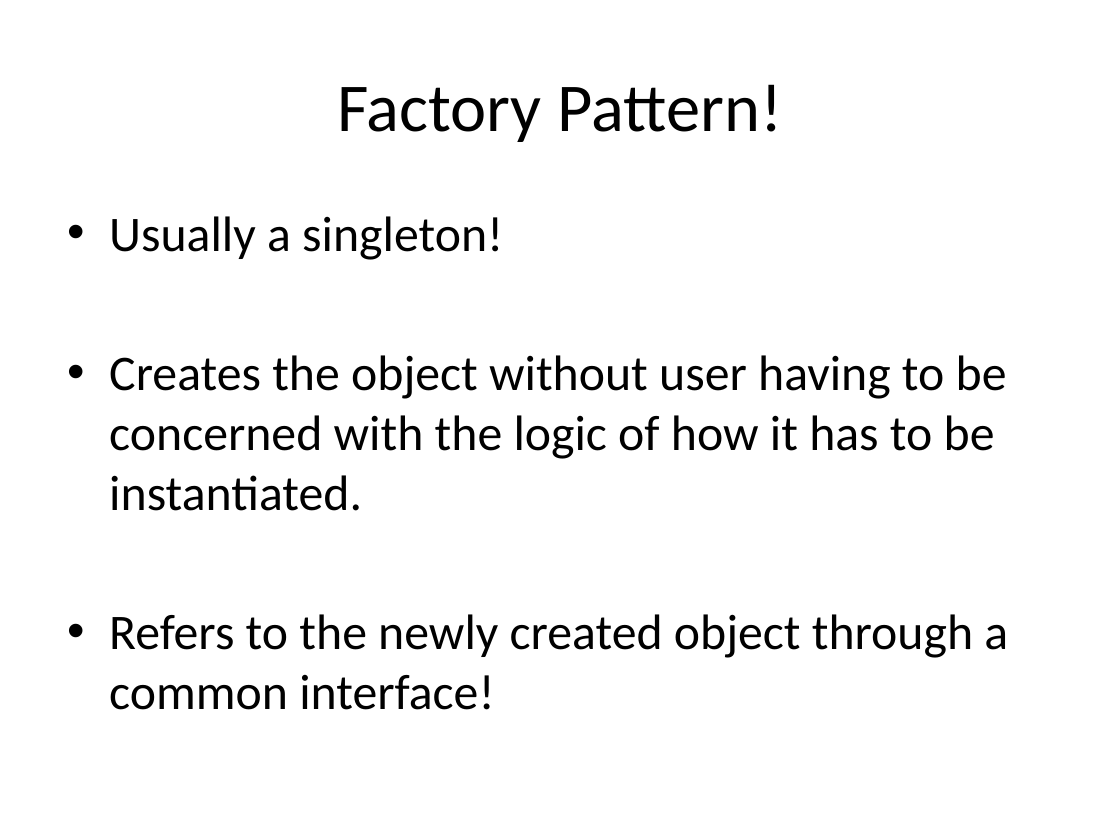
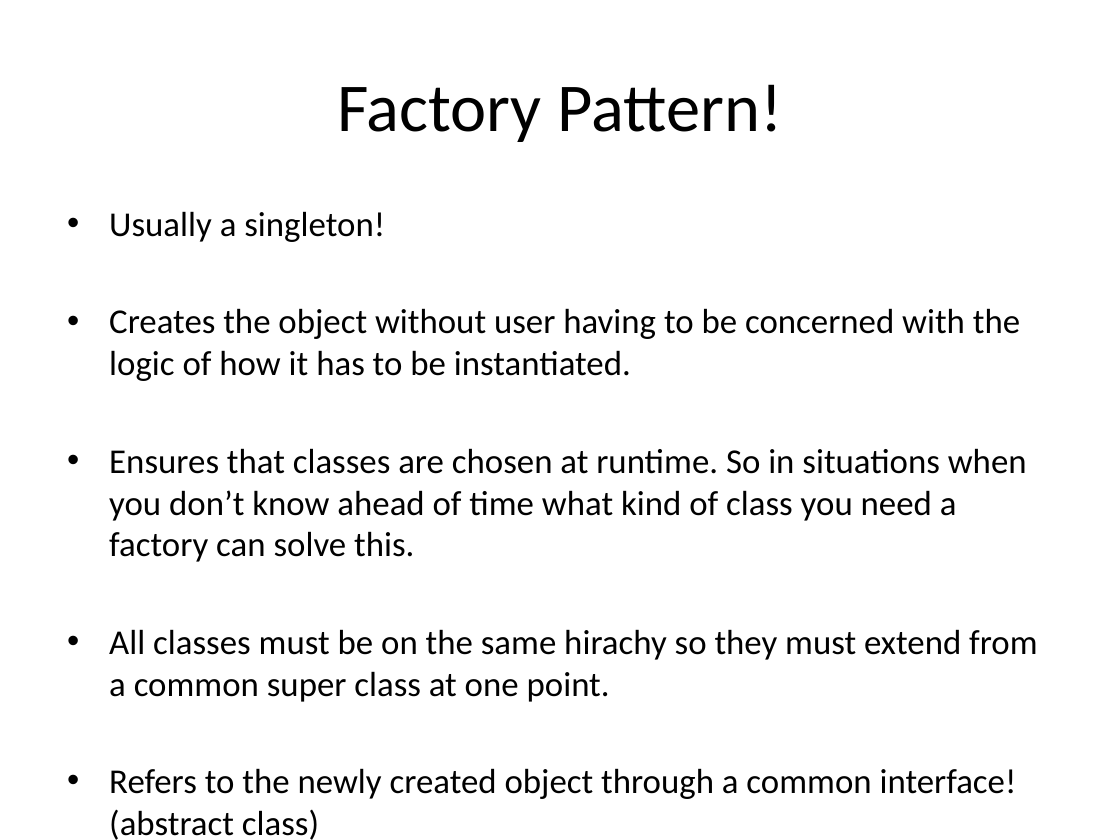
Before and after one commit to BBK-SDP-2015-kokamo01/Design-Patterns, a slide deck: slide 13 of slides/designPatterns.pptx. Drawn at 1120x840 pixels with LibreOffice and Linux fonts; fonts in the diff are those of the drawing. Boxes give left, top, right and bottom in pixels: in the first picture for what was removed or moved away, otherwise in the second. Text is boxed around its words. In the diff, an @@ line names an element or a change of style, - is before the commit and + after.

Commit message:
added factory method.

```diff
--- a/slides/designPatterns.pptx
+++ b/slides/designPatterns.pptx
@@ text at (x1=109, y1=211, x2=1020, y2=381): size 32 to 22.4 pt in "Usually a singleton!", "Creates the object without user having to ..."; less space between paragraphs @@
@@ text at (x1=109, y1=448, x2=1037, y2=840): text changed; size 32 to 22.4 pt @@
-• Refers to the newly created object through a common interface!
+• Ensures that classes are chosen at runtime. So in situations when you don’t know ahead of time what kind of class you need a factory can solve this.
+• All classes must be on the same hirachy so they must extend from a common super class at one point.
+• Refers to the newly created object through a common interface! (abstract class)
```
Also in this commit, not shown: 1 slide added, 34 other files.
